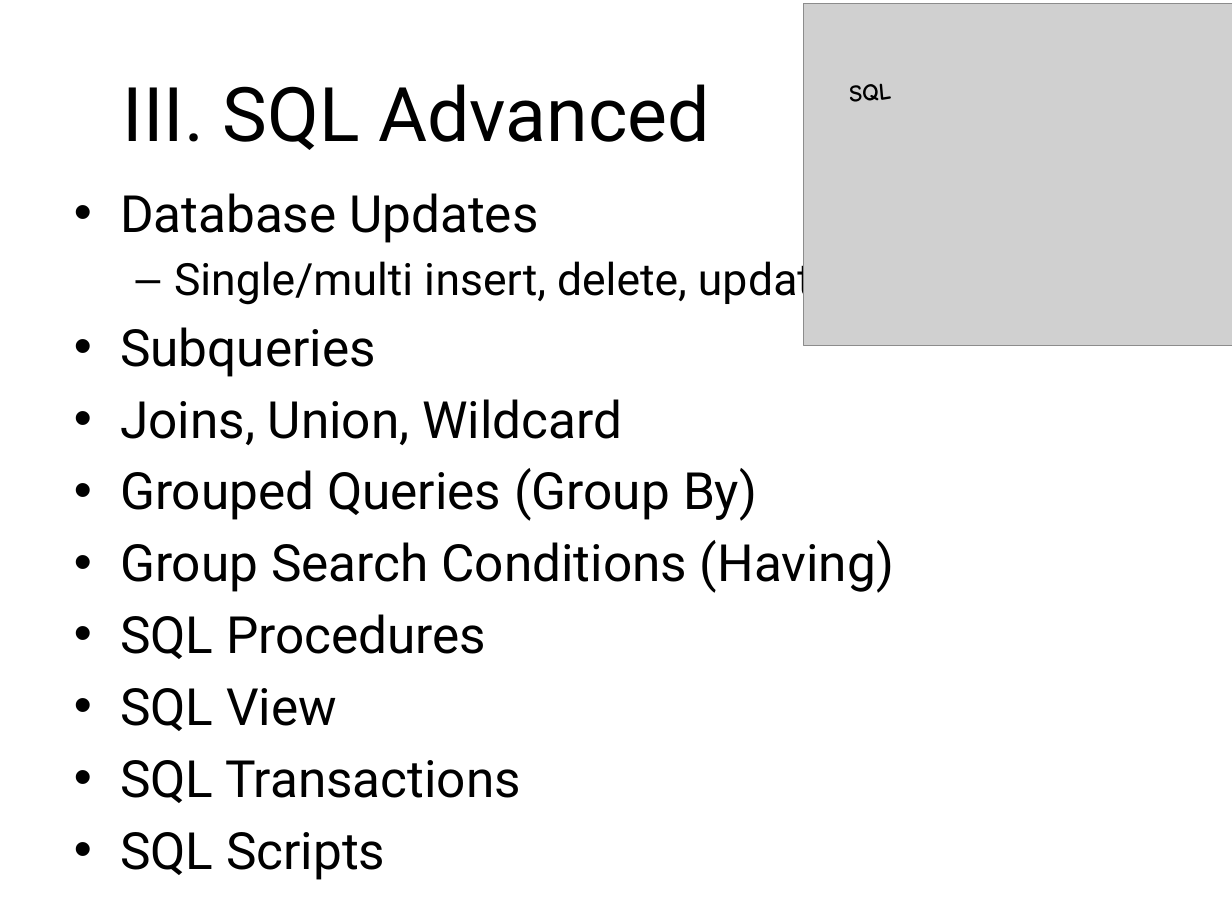
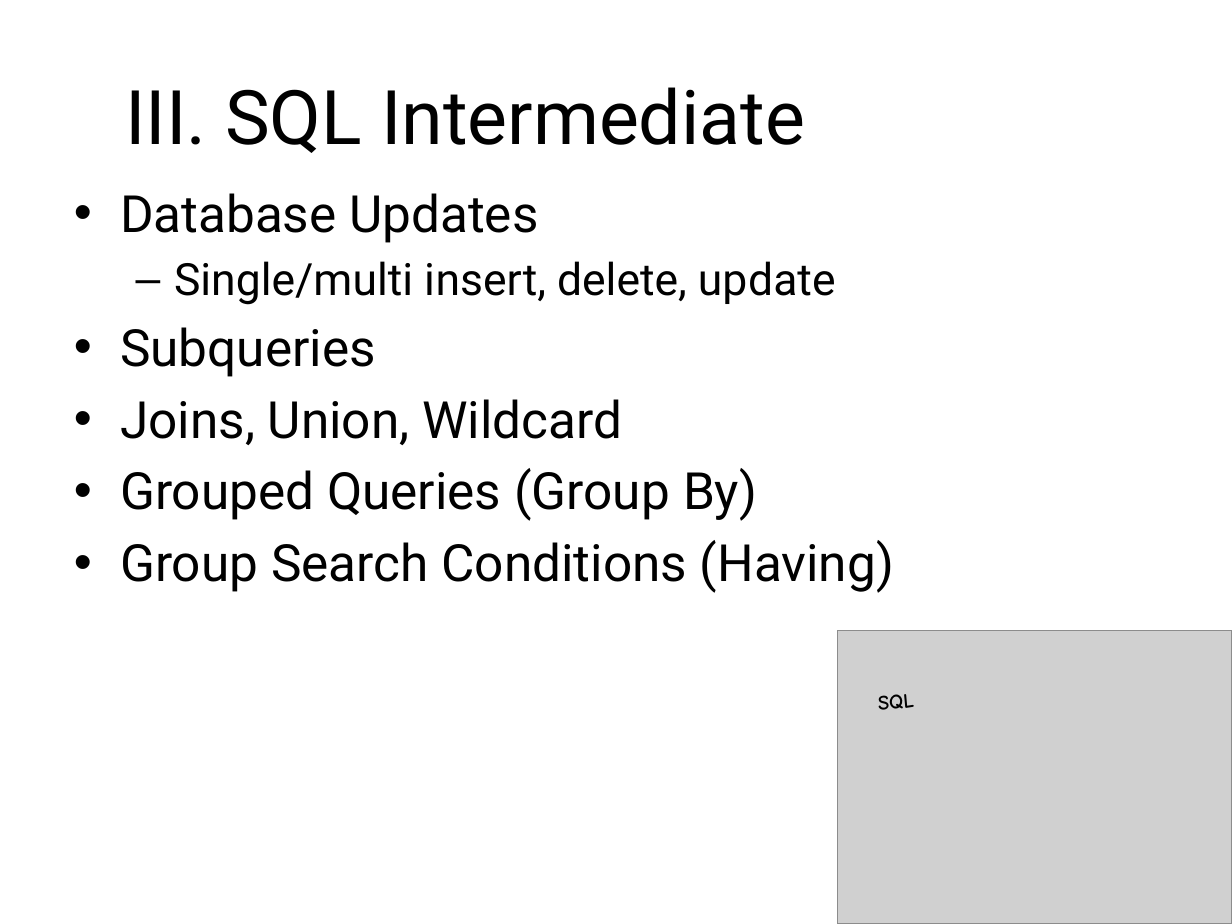
Before and after one commit to sonvq/sqltraining, a slide deck: slide 9 of QS_Training_SQL_Overview.pptx. Drawn at 1232x924 pixels with LibreOffice and Linux fonts; fonts in the diff are those of the drawing; grey boxes stand for pictures; background and template pictures are left out. Boxes give left, top, right and bottom in pixels: in the first picture for what was removed or moved away, otherwise in the second. Text is boxed around its words. In the diff, an @@ line names an element or a change of style, - is before the commit and + after.

```diff
--- a/QS_Training_SQL_Overview.pptx
+++ b/QS_Training_SQL_Overview.pptx
@@ title at bbox=[125, 87, 805, 153]: text changed @@
-III. SQL Advanced
+III. SQL Intermediate
@@ text at bbox=[120, 614, 521, 880]: paragraphs removed @@
-• SQL Procedures
-• SQL View
-• SQL Transactions
-• SQL Scripts
@@ picture: place and size @@
-picture at bbox=[803, 4, 1232, 345]
+picture at bbox=[838, 631, 1232, 924]
@@ text "SQL": place and size @@
-text "SQL" at bbox=[835, 56, 1041, 116]
+text "SQL" at bbox=[879, 694, 915, 710]
@@ text "SQL" at bbox=[879, 694, 915, 710]: size 14 to 12 pt; less space between paragraphs @@
```
Also in this commit, not shown: 4 other slides changed, 2 slides added, 2 slides removed, 1 other file.
